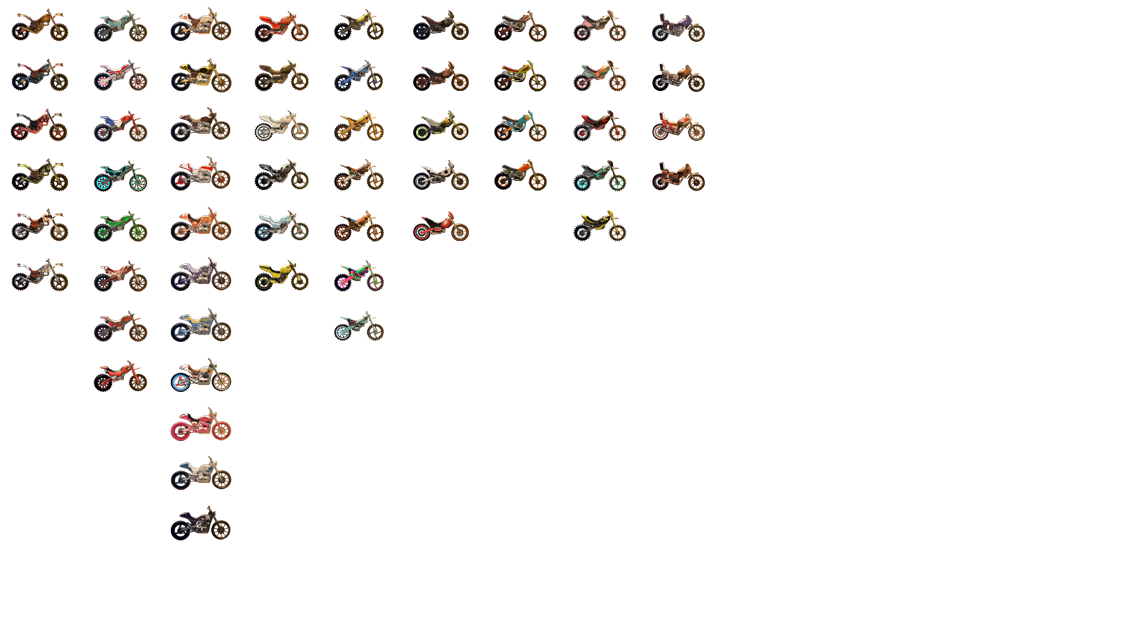
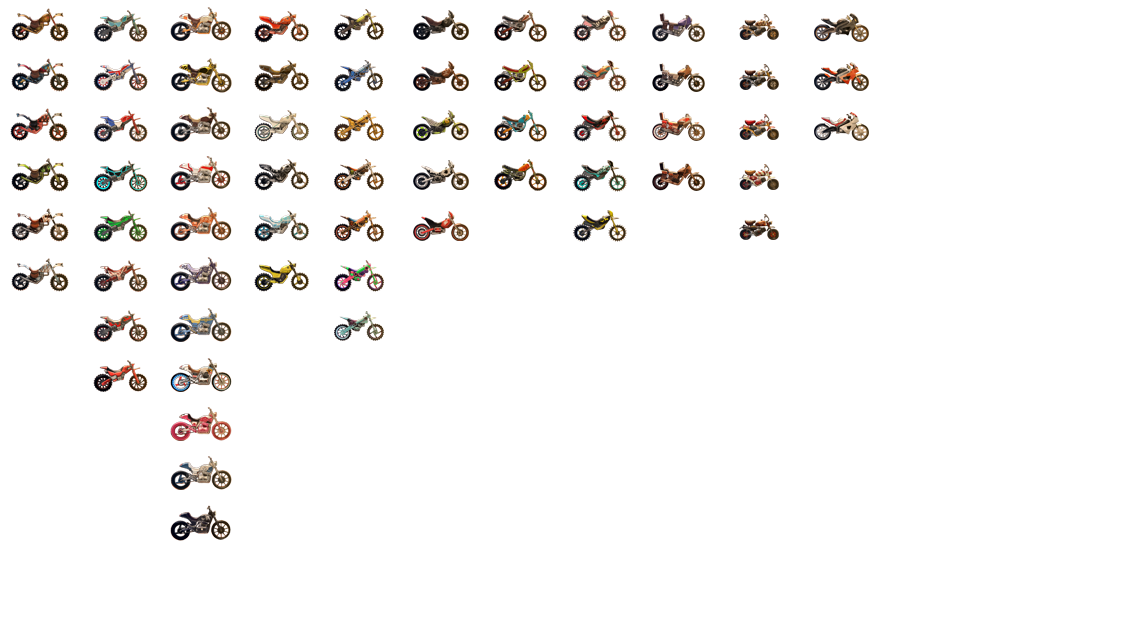
Layered file, before and after one edit (1136px x 640px). Changes by layer:
added group "donkey" with 5 layers above "agent" over [739, 14, 779, 240]
added layer "default" (7th of 8, in "donkey") in group "donkey" over [739, 14, 779, 40]
added layer "molten" in group "donkey" over [739, 64, 779, 90]
added layer "blizzard" in group "donkey" over [739, 114, 779, 140]
added layer "candy cane" in group "donkey" over [739, 164, 779, 190]
added layer "fallout" in group "donkey" over [739, 214, 779, 240]
added group "agent" with 3 layers above "Ebene 2" over [814, 13, 869, 141]
added layer "default" (8th of 8, in "agent") in group "agent" over [814, 13, 869, 42]
added layer "fire" in group "agent" over [814, 62, 869, 91]
added layer "white" in group "agent" over [814, 112, 869, 141]
